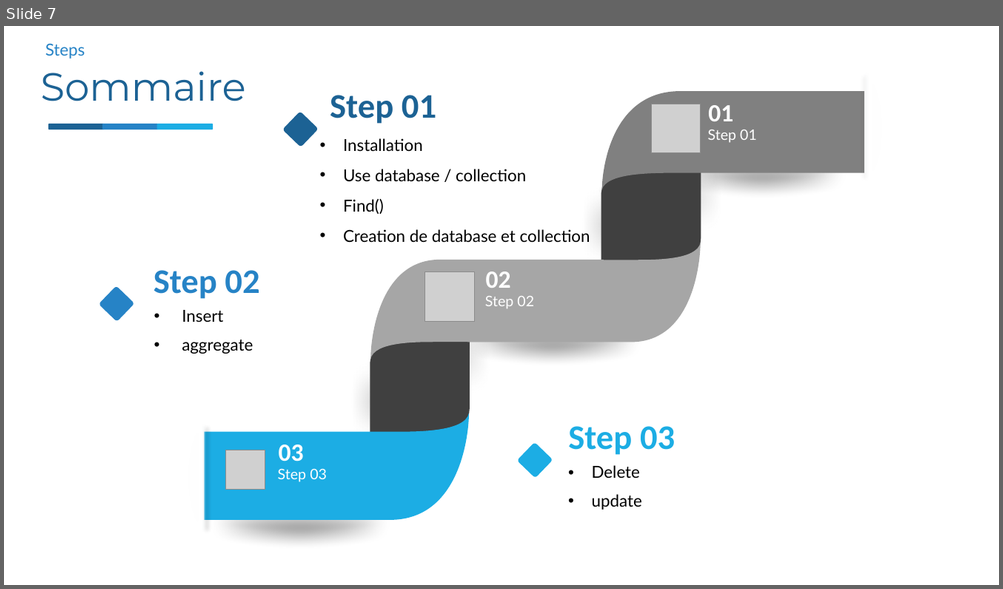
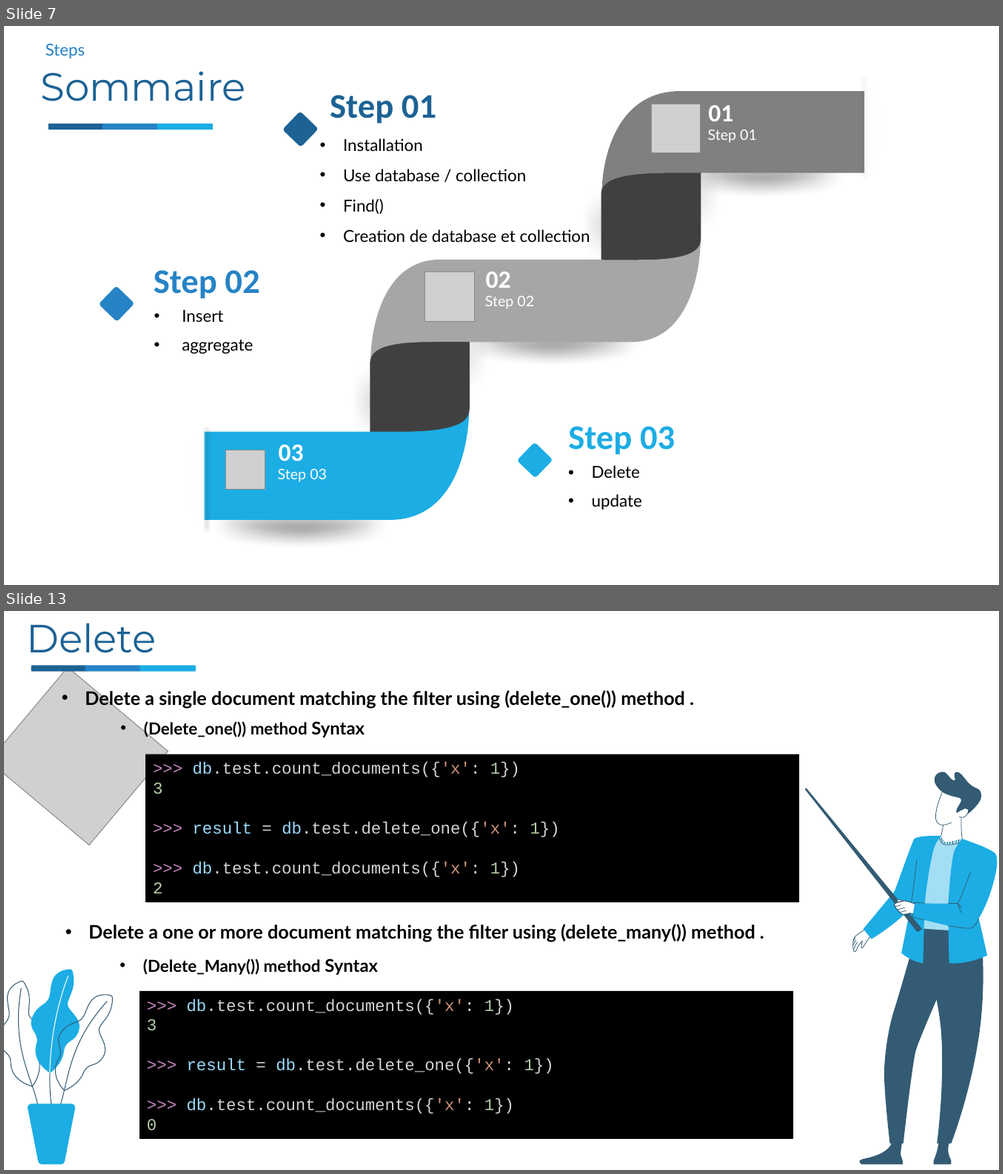
Before and after one commit to nourddine-benyahya/presentation-mongodb-python-todoapp-application, a slide deck: presontation mongodb&python/python&mongodb.pptx. Shown one above the other, each under a label of ours: slide 7 before the commit, slides 7 and 13 after it; the slides between them are not shown. The pictures are 1003x589 and 1003x1174 pixels, drawn with LibreOffice and Linux fonts; fonts in the diff are those of the drawing; grey boxes stand for pictures; background and template pictures are left out. Boxes give left, top, right and bottom in pixels: in the first picture for what was removed or moved away, otherwise in the second. Text is boxed around its words. In the diff, an @@ line names an element or a change of style, - is before the commit and + after.

```diff
--- a/presontation mongodb&python/python&mongodb.pptx
+++ b/presontation mongodb&python/python&mongodb.pptx
@@ slide 13 added at [4,611,999,1170], background picture (left out) @@
@@ text added at [26,623,156,653], 38 pt, text #1C6294 @@
+Delete
@@ picture added at [4,668,168,846] @@
@@ rounded rectangle added at [31,666,87,672], fill #1C6294 @@
@@ rounded rectangle added at [85,666,142,672], fill #2683C6 @@
@@ rounded rectangle added at [140,666,196,672], fill #1CADE4 @@
@@ text added at [85,689,685,708], 18 pt, text #000000, bold @@
+• Delete a single document matching the filter using (delete_one()) method .
@@ text added at [144,721,364,739], 16 pt, text #000000, bold @@
+• (Delete_one()) method Syntax
@@ rectangle added at [146,755,800,903], fill #000000, 16 pt, text #D4D4D4 @@
+>>> db.test.count_documents({'x': 1})
+3
+>>> result = db.test.delete_one({'x': 1})
+>>> db.test.count_documents({'x': 1})
+2
@@ group added at [805,772,997,1165]: 44 freeform shapes @@
@@ text added at [88,924,755,943], 18 pt, text #000000, bold @@
+• Delete a one or more document matching the filter using (delete_many()) method .
@@ text added at [143,959,378,975], 16 pt, text #000000, bold @@
+• (Delete_Many()) method Syntax
@@ rectangle added at [140,991,794,1140], fill #000000, 16 pt, text #D4D4D4 @@
+>>> db.test.count_documents({'x': 1})
+3
+>>> result = db.test.delete_one({'x': 1})
+>>> db.test.count_documents({'x': 1})
+0
@@ group added at [4,970,113,1165]: 8 freeform shapes @@
```
Also in this commit, not shown: 7 other slides added, 1 slide removed.
